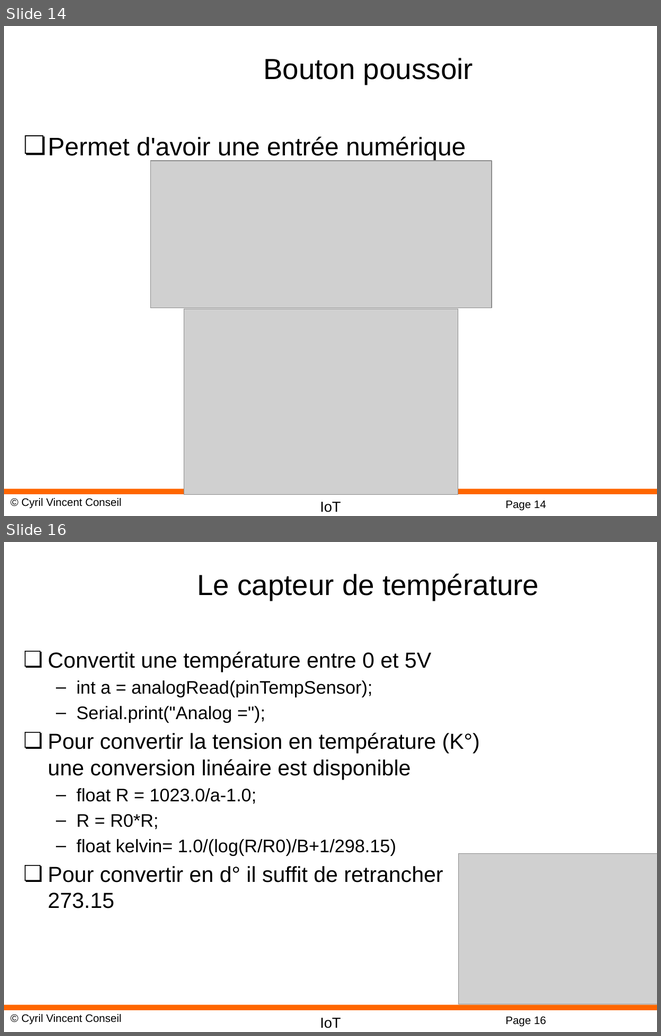
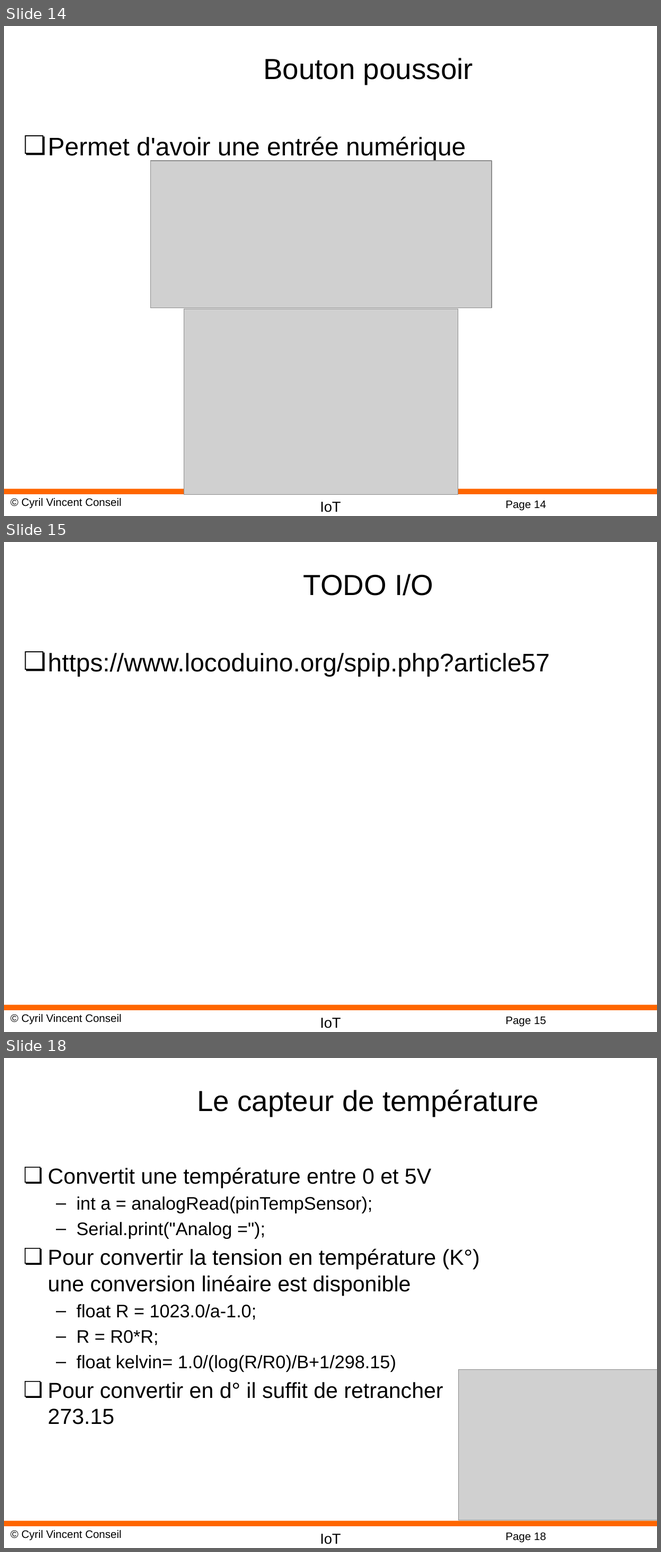
Before and after one commit to cyrilvincent/IoT, a slide deck: ppt/IoT04-ArduinoDev.pptx. Shown one above the other, each under a label of ours: slides 14 and 16 before the commit, slides 14, 15 and 18 after it; the slides between them are not shown. The pictures are 661x1036 and 661x1552 pixels, drawn with LibreOffice and Linux fonts; fonts in the diff are those of the drawing; grey boxes stand for pictures; background and template pictures are left out. Boxes give left, top, right and bottom in pixels: in the first picture for what was removed or moved away, otherwise in the second. Text is boxed around its words. In the diff, an @@ line names an element or a change of style, - is before the commit and + after.

```diff
--- a/ppt/IoT04-ArduinoDev.pptx
+++ b/ppt/IoT04-ArduinoDev.pptx
@@ slide 15 added at [4, 542, 657, 1032], background #FFFFFF; not listed: 4 template elements that a slide beside it also shows @@
@@ title added at [303, 574, 433, 596], 32 pt, text #000000 @@
+TODO I/O
@@ text added at [48, 653, 550, 676], 28 pt, text #000000 @@
+❏ https://www.locoduino.org/spip.php?article57
@@ what was slide 16 is now slide 18 @@
@@ page number at [505, 1532, 546, 1542]: text changed @@
-Page 16
+Page 18
```
Also in this commit, not shown: 3 slides changed, 2 other slides added, 35 other files.
